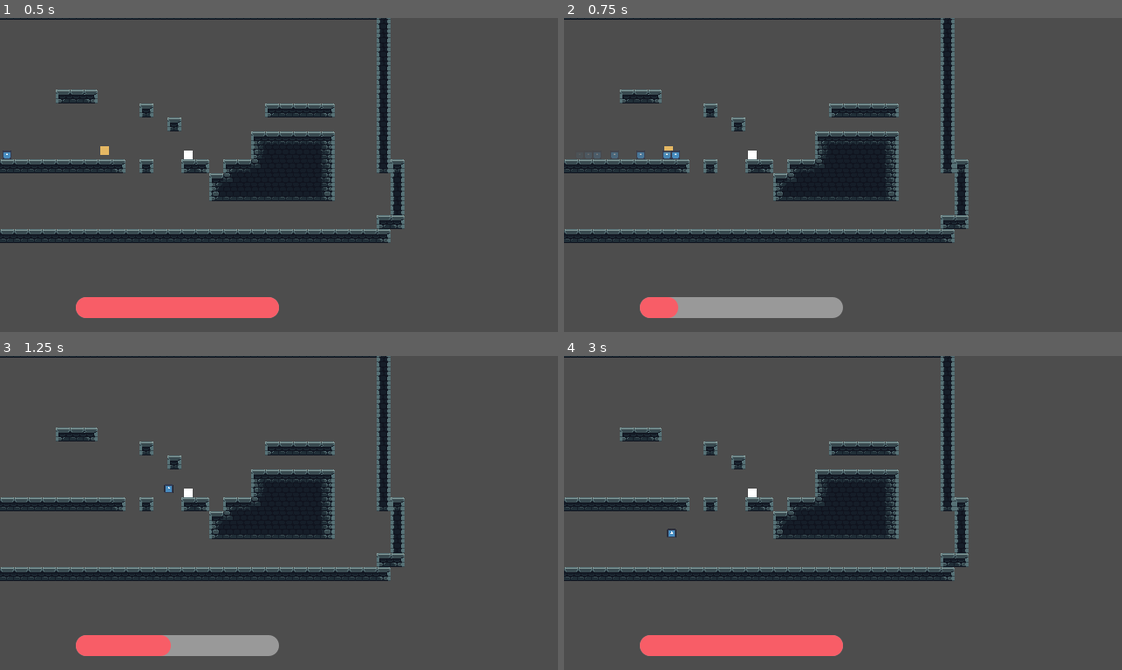
Above: before the commit, frames 1-4 (two rows, left to right).
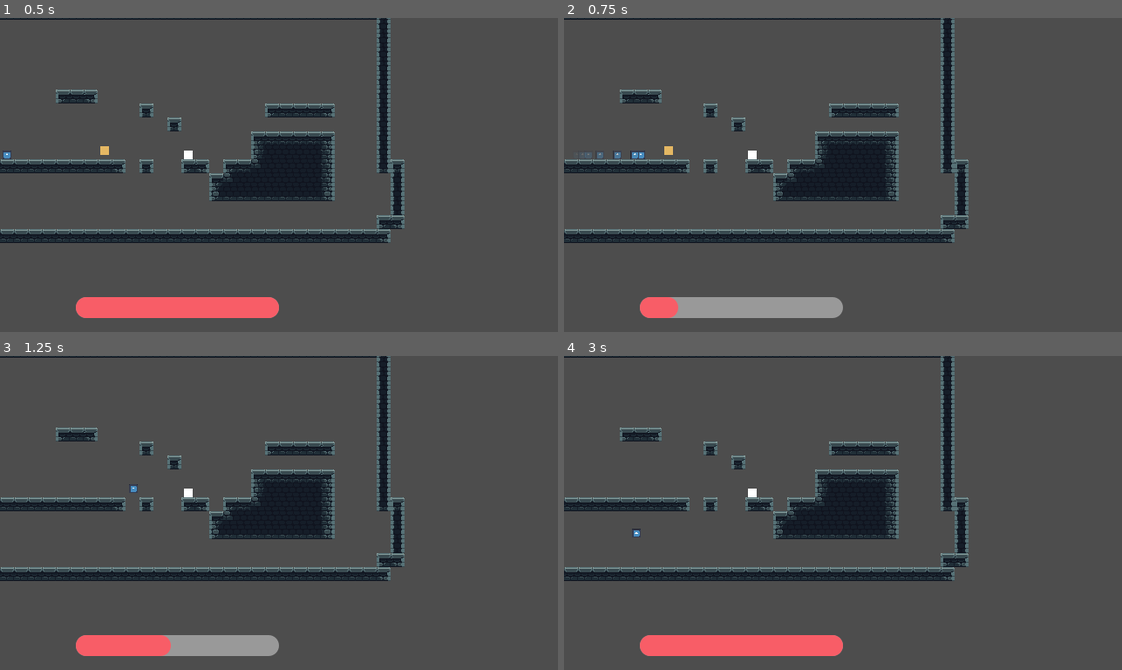
Above: after the commit, the same moments.

Repository: Robocraft999/ScalesToScale
Game: Godot game, scene res://scenes/root.tscn
The game is run twice, just before and just after one commit, with the same random seed, the same clock (stepped at 60 frames per second) and the same inputs. The engine's default icon, where the game draws it, is replaced by a stand-in: a white triangle on a blue panel in a dark square.
Inputs (mouse positions are in pixels of both pictures, inside the frame that each line leads up to):
- Up to frame 1 (0.5 s): no input
- Up to frame 2 (0.75 s): tap Enter at 0.5 s; move the mouse to (965, 159) at 0.52 s; hold D (move_right) from 0.53 s (still down); hold X (dash) from 0.53 s (still down); click (965, 159) at 0.67 s
- Up to frame 3 (1.25 s): keep holding D (move_right); keep holding X (dash); tap Space (jump) at 0.77 s
- Up to frame 4 (3 s): release D (move_right) at 1.25 s; release X (dash) at 1.25 s; drag from (731, 528) to (815, 575) at 1.27 s; move the mouse to (898, 443) at 2.02 s; hold A (move_left) 2.03-2.75 s; tap Mouse wheel up (mouse_wheel_up) at 2.1 s; tap Space (jump) at 2.75 s; drag from (815, 575) to (675, 465) at 2.77 s

Frame 1 is identical in both runs. In frame 2, 0.2% of the frame differs, in the area x 3-21%, y 42-45%; in frame 3, less than 0.1%; in frame 4, less than 0.1%.

Commit message:
Sane dash speed configuration

Diff:
--- a/scripts/player.gd
+++ b/scripts/player.gd
@@ -18,7 +18,7 @@
 @export var DASH_DURATION_MILLIS  := 250
 @export var DASH_REFRESH_MILLIS   := 1500
 # Distance traveled in total
-@export var DASH_VELOCITY           := Vector2(500.0, 200.0)
+@export var DASH_VELOCITY           := Vector2(300.0, 300.0)
 @export var GHOST_DURATION_MILLIS   := 200
 @export var GHOST_SPAWN_PERCENTAGES: Array[int] = [5, 10, 15, 30, 50, 70, 80, 85, 95]
 
